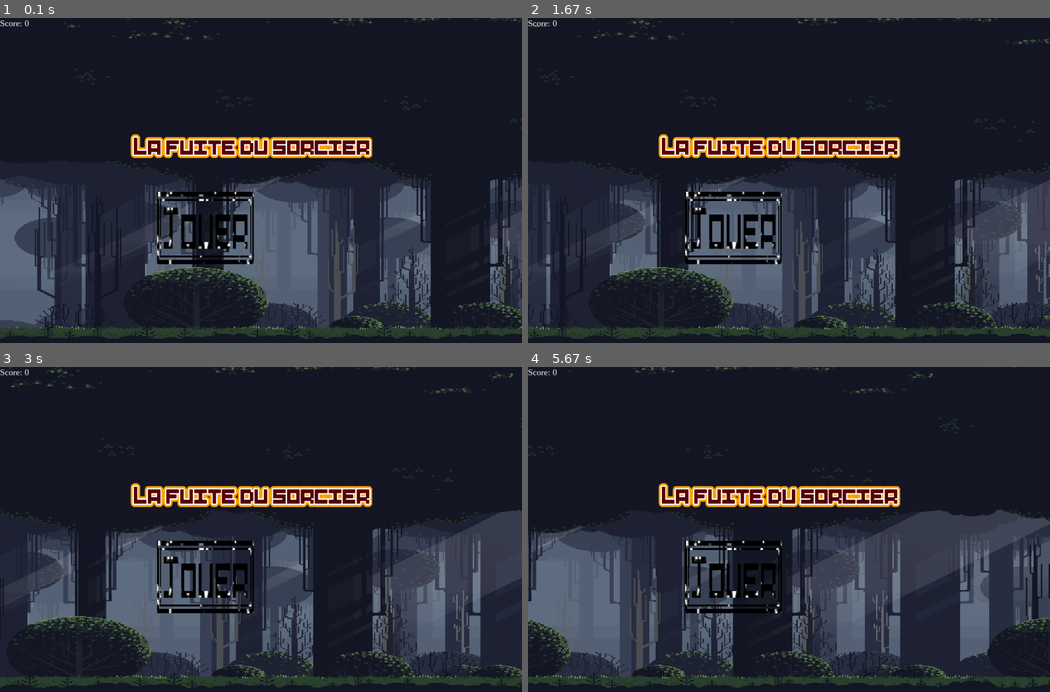
Above: before the commit, frames 1-4 (two rows, left to right).
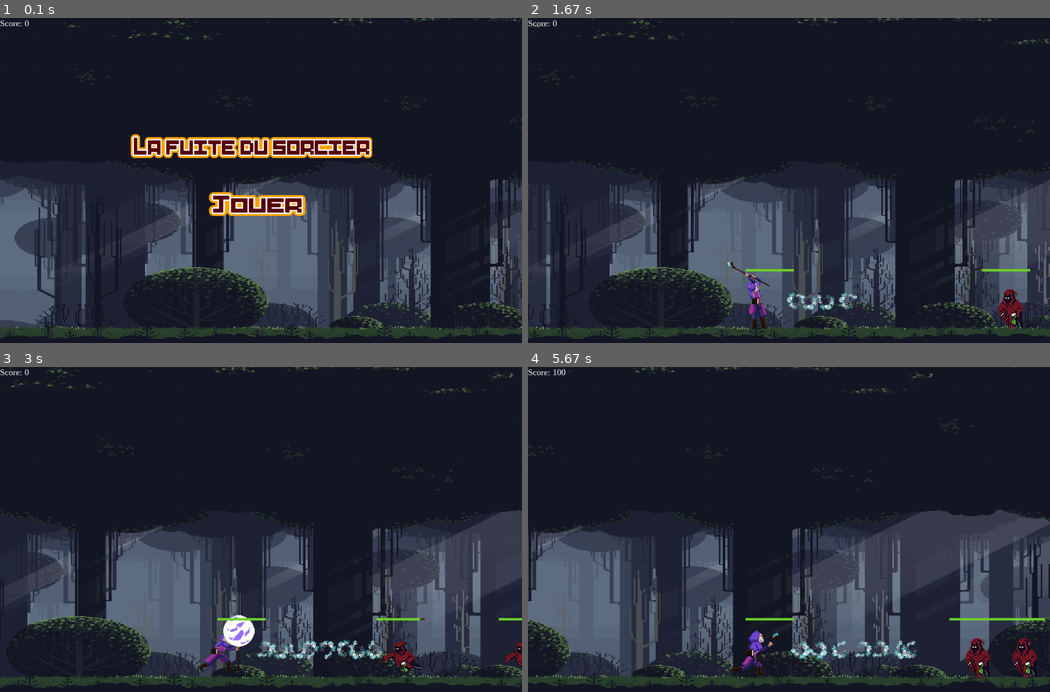
Above: after the commit, the same moments.

Repository: DamienBERNARD666/pygame-sorcerer-escape
Game: pygame game, started from main.py
Same seed, same stepped clock (60 frames per second), same inputs: the game is played once before the commit and once after it.
Inputs (mouse positions are in pixels of both pictures, inside the frame that each line leads up to):
- Up to frame 1 (0.1 s): no input
- Up to frame 2 (1.67 s): click (789, 190) at 0.38 s; tap Space at 0.67, 1.07, 1.37, 1.57 s
- Up to frame 3 (3 s): tap Space at 1.9, 2.2, 2.4, 2.7, 2.97 s
- Up to frame 4 (5.67 s): tap Space at 3.3, 3.6, 3.73, 4.13, 4.43, 4.8, 5.2, 5.5 s

The runs differ from the first frame. In frame 1, 2.9% of the frame differs, in the area x 30-59%, y 53-76%; in frame 2, 6.1%; in frame 3, 6.7%, in the area x 25-100%, y 35-94%; in frame 4, 6.6%.

Commit message:
Change assets

Diff:
--- a/main.py
+++ b/main.py
@@ -25,9 +25,9 @@
 banner_rect.y = math.ceil(screen.get_height() / 3)
 
 play_button = pygame.image.load('assets/button.png')
-play_button = pygame.transform.scale(play_button, (200, 150))
+play_button = pygame.transform.scale(play_button, (200, 50))
 play_button_rect = play_button.get_rect()
-play_button_rect.x = math.ceil(screen.get_width() / 3.33)
+play_button_rect.x = math.ceil(screen.get_width() / 2.5)
 play_button_rect.y = math.ceil(screen.get_height() / 2)
 
 
Binary file changed: assets/button.png
Binary file changed: assets/player.png
Binary file changed: assets/player/player1.png
Binary file changed: assets/player/player10.png
Binary file changed: assets/player/player11.png
Binary file changed: assets/player/player12.png
Binary file changed: assets/player/player13.png
Binary file changed: assets/player/player14.png
Binary file changed: assets/player/player15.png
Binary file changed: assets/player/player16.png
Binary file changed: assets/player/player17.png
Binary file changed: assets/player/player18.png
(and 14 more such lines)
